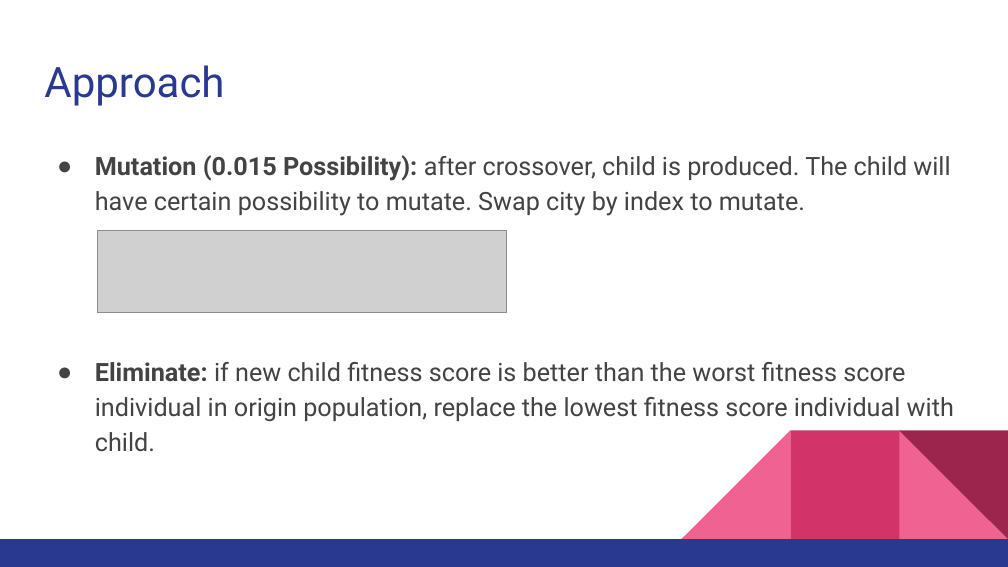
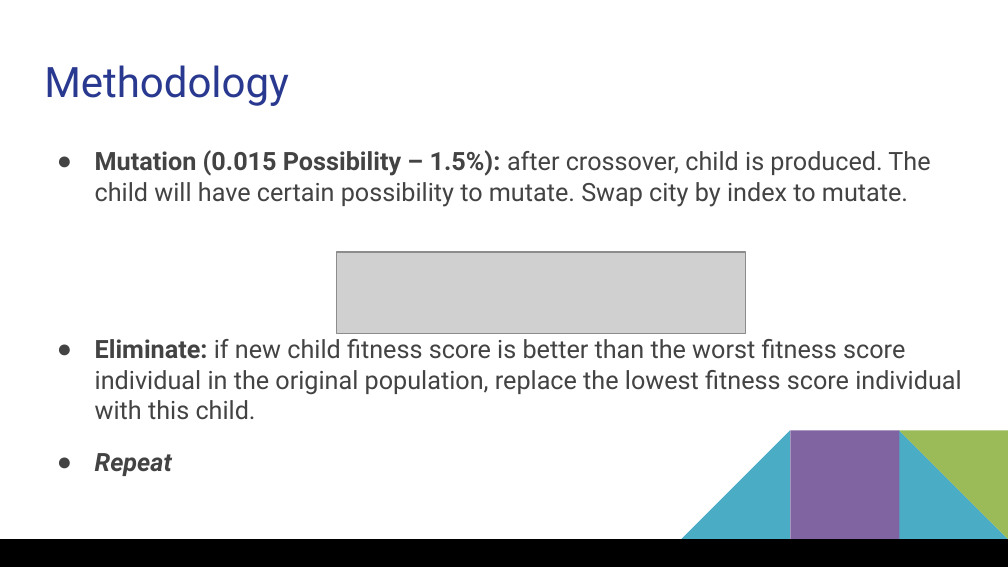
Before and after one commit to FatCache/INFO6205-527-Genetic_Algorithm, a slide deck: slide 6 of Report.pptx. Drawn at 1008x567 pixels with LibreOffice and Linux fonts; fonts in the diff are those of the drawing; grey boxes stand for pictures. Boxes give left, top, right and bottom in pixels: in the first picture for what was removed or moved away, otherwise in the second. Text is boxed around its words. In the diff, an @@ line names an element or a change of style, - is before the commit and + after.

```diff
--- a/Report.pptx
+++ b/Report.pptx
@@ text at bbox=[44, 65, 289, 106]: text changed @@
-Approach
+Methodology
@@ text at bbox=[95, 150, 961, 476]: text changed @@
-● Mutation (0.015 Possibility): after crossover, child is produced. The child will have certain possibility to mutate. Swap city by index to mutate.
-● Eliminate: if new child fitness score is better than the worst fitness score individual in origin population, replace the lowest fitness score individual with child.
+● Mutation (0.015 Possibility – 1.5%): after crossover, child is produced. The child will have certain possibility to mutate. Swap city by index to mutate.
+● Eliminate: if new child fitness score is better than the worst fitness score individual in the original population, replace the lowest fitness score individual with this child.
+● Repeat
@@ picture: place and size @@
-picture at bbox=[97, 231, 506, 312]
+picture at bbox=[337, 252, 746, 334]
@@ right triangle at bbox=[681, 430, 790, 539]: fill #F06292 to #4BACC6 @@
@@ rectangle at bbox=[790, 430, 899, 539]: fill #D23369 to #8064A2 @@
@@ right triangle at bbox=[899, 430, 1008, 539]: fill #F06292 to #4BACC6 @@
@@ right triangle at bbox=[899, 430, 1008, 539]: fill #9C254D to #9BBB59 @@
@@ rectangle at bbox=[0, 539, 1008, 566]: fill #2A3990 to #000000 @@
```
Also in this commit, not shown: 9 other slides changed.
